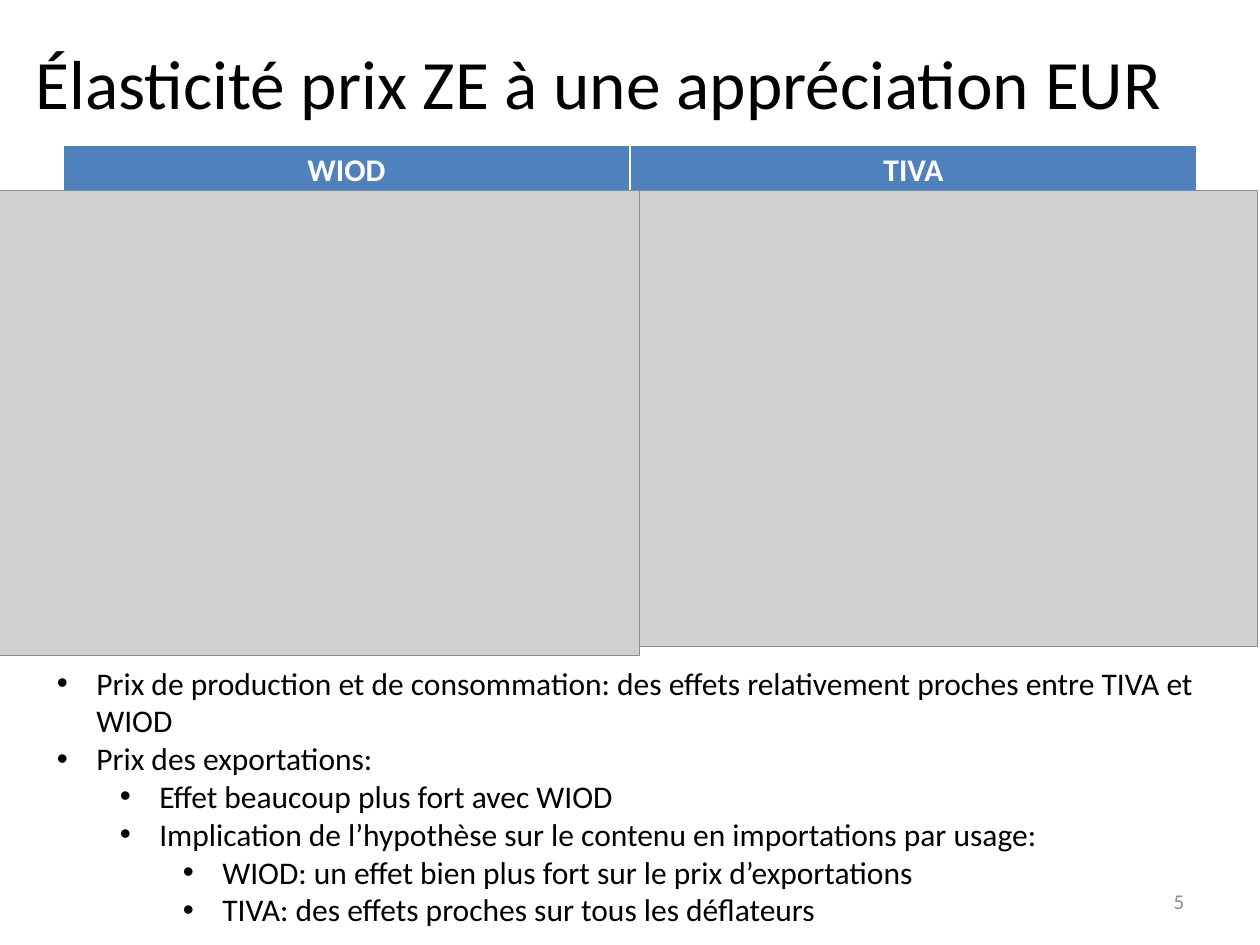
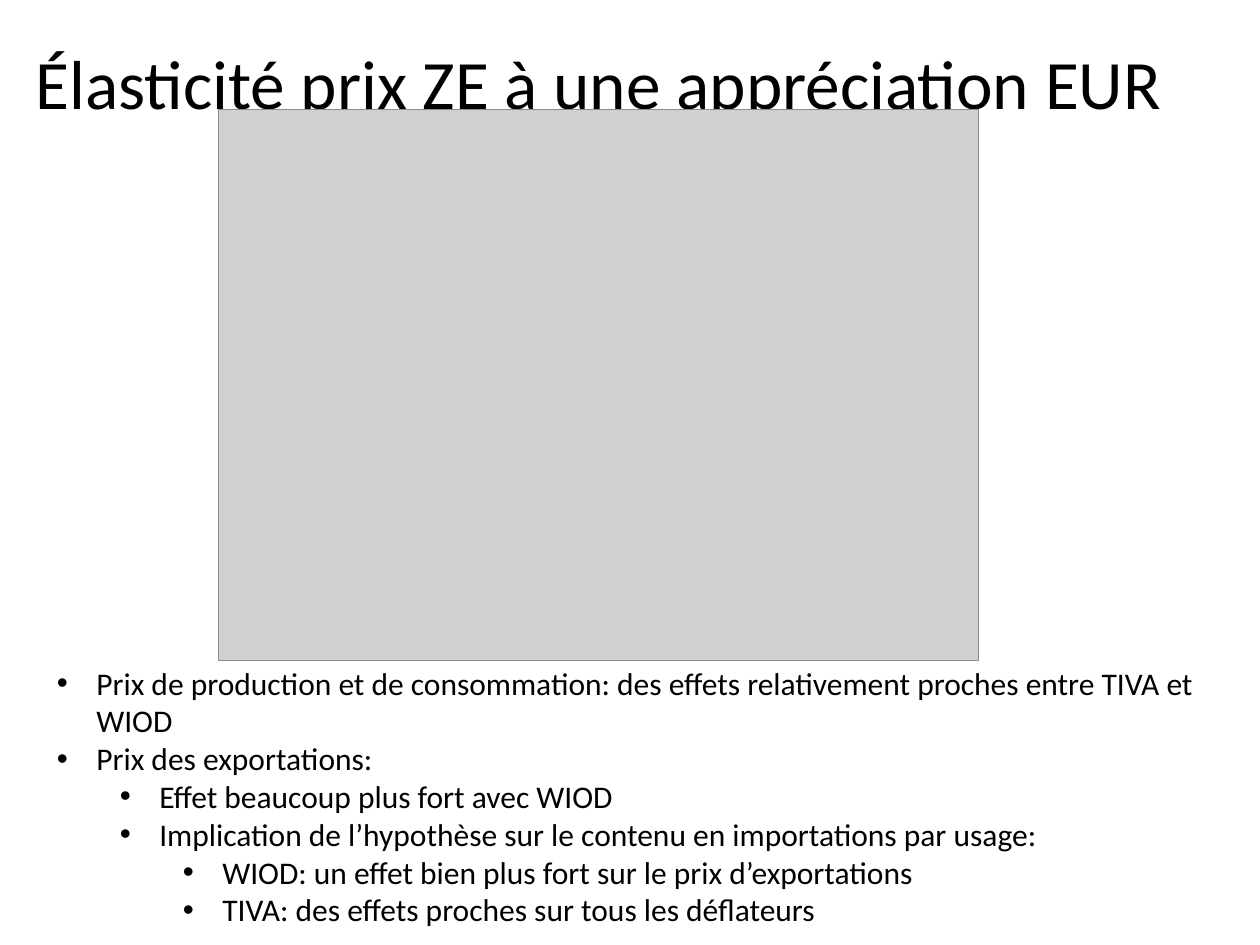
Before and after one commit to gdaudin/OFCE_CommerceVA, a slide deck: slide 4 of c17255-Point d’étape projet WIOD TIVA.pptx (slide 5 before the commit). Drawn at 1260x945 pixels with LibreOffice and Linux fonts; fonts in the diff are those of the drawing; grey boxes stand for pictures. Boxes give left, top, right and bottom in pixels: in the first picture for what was removed or moved away, otherwise in the second. Text is boxed around its words. In the diff, an @@ line names an element or a change of style, - is before the commit and + after.

```diff
--- a/c17255-Point d’étape projet WIOD TIVA.pptx
+++ b/c17255-Point d’étape projet WIOD TIVA.pptx
@@ picture added at [219, 110, 979, 662] @@
@@ table removed at [63, 145, 1197, 197], 1 rows, 2 columns @@
-WIOD | TIVA
@@ picture removed at [0, 190, 639, 655] @@
@@ picture removed at [630, 190, 1257, 645] @@
@@ page number removed at [1174, 895, 1185, 909] @@
-5
```
Also in this commit, not shown: 11 other slides changed, 1 slide removed, 1 other file.
